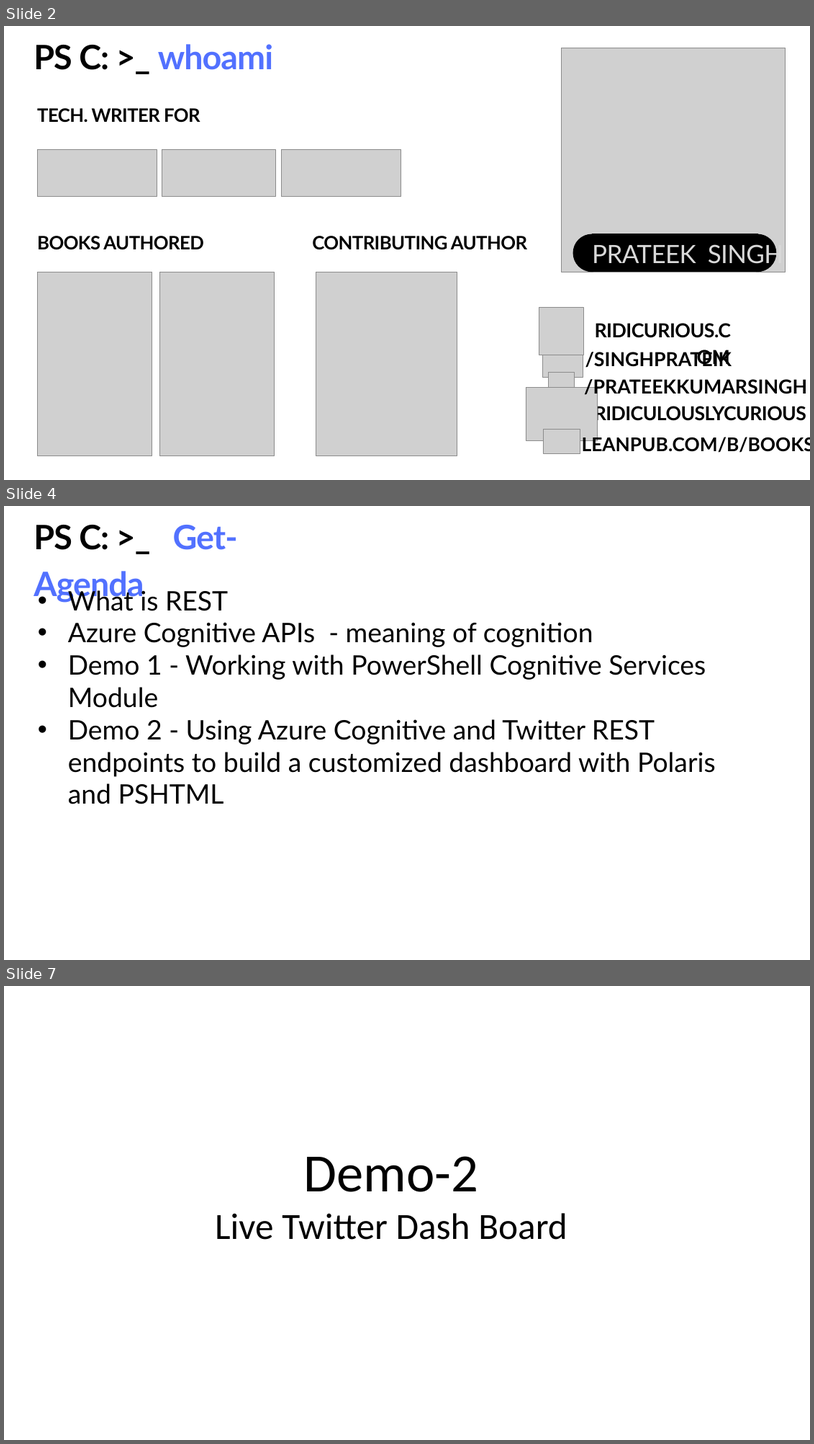
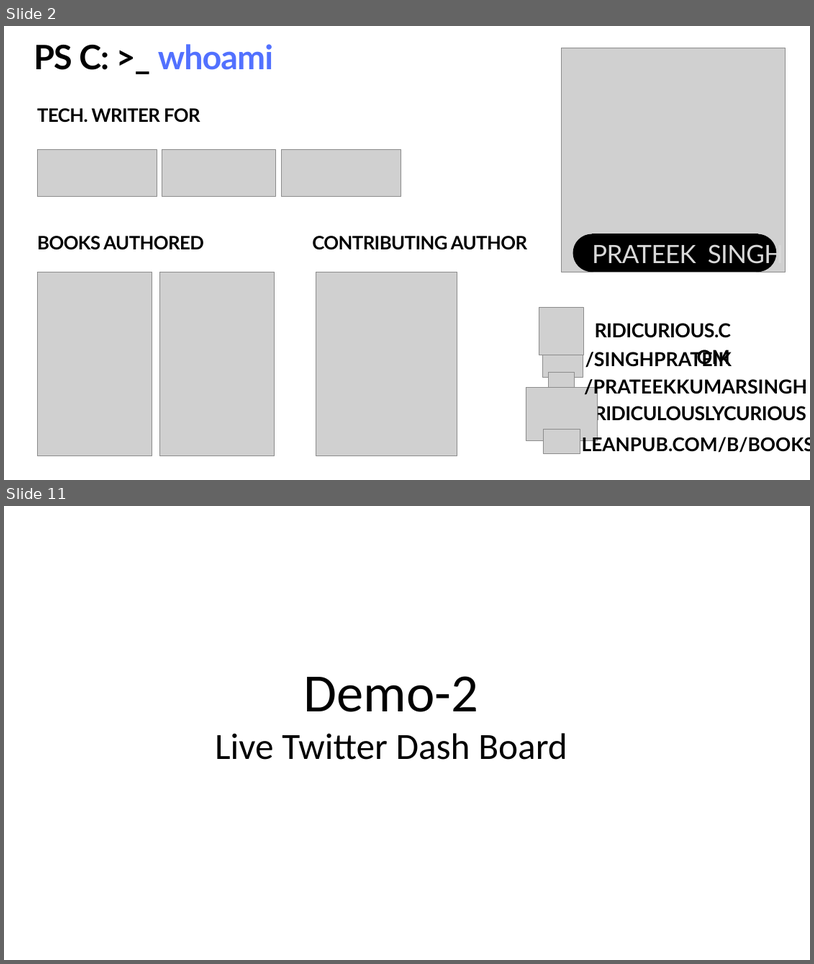
Before and after one commit to PrateekKumarSingh/Presentations, a slide deck: Power-of-the-Console/ppt/Power-of-the-console.pptx. Shown one above the other, each under a label of ours: slides 2, 4 and 7 before the commit, slides 2 and 11 after it; the slides between them are not shown. The pictures are 814x1444 and 814x964 pixels, drawn with LibreOffice and Linux fonts; fonts in the diff are those of the drawing; grey boxes stand for pictures; background and template pictures are left out. Boxes give left, top, right and bottom in pixels: in the first picture for what was removed or moved away, otherwise in the second. Text is boxed around its words. In the diff, an @@ line names an element or a change of style, - is before the commit and + after.

```diff
--- a/Power-of-the-Console/ppt/Power-of-the-console.pptx
+++ b/Power-of-the-Console/ppt/Power-of-the-console.pptx
@@ slide 4 removed at (4, 506, 810, 960), background #FFFFFF @@
@@ text removed at (34, 525, 238, 603) @@
-PS C: >_ Get-Agenda
@@ text removed at (68, 587, 716, 777) @@
-• What is REST
-• Azure Cognitive APIs - meaning of cognition
-• Demo 1 - Working with PowerShell Cognitive Services Module
-• Demo 2 - Using Azure Cognitive and Twitter REST endpoints to build a customized dashboard with Polaris and PSHTML
@@ what was slide 7 is now slide 11 @@
```
Also in this commit, not shown: 4 slides changed, 8 slides added, 2 other slides removed, 41 other files.
